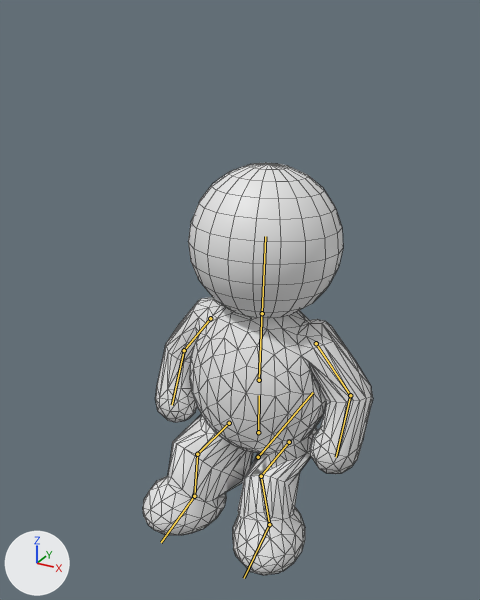
Renders of the FBX model Assets/_BusJam/Art/Models/Passenger/Passenger.fbx from each side of a commit.
Both versions are drawn from a 50 mm camera at (0.585, -1.153, 0.971) aimed at (-0.022, -0.049, 0.419). The lights are fixed; the arrows at lower left show +X, +Y and +Z. The first picture is the older version. Both versions are drawn at frame 18 of the action 'Cheer_Jump'; the numbers are the values there. The bones that bend it are drawn over the model as lines. Mesh edges are drawn as thin lines.

The first picture shows 'Yolcu'.
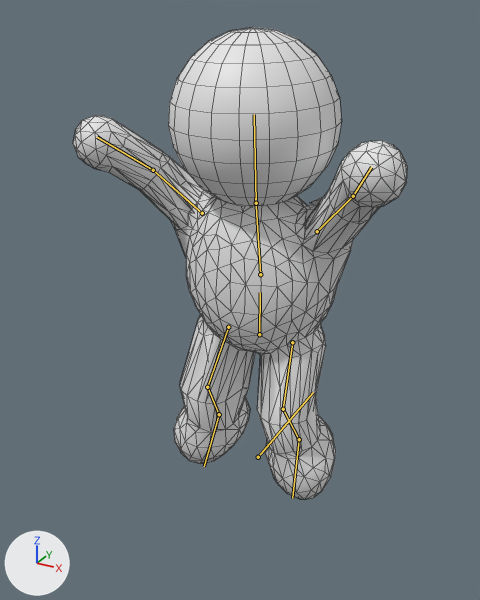
Boxes (x1, y1, x2, y2) around the edits, measured in the pictures (480 x 600 px):
'Yolcu', posed (45% wider, 15% taller): before (143, 163, 373, 575); after (73, 27, 408, 500)
bone 'Hips', root to tip: before (258, 432) to (259, 395); after (259, 334) to (260, 292)
bone 'Spine', root to tip: before (259, 380) to (262, 309); after (260, 274) to (255, 198)
bone 'Head', root to tip: before (262, 313) to (265, 236); after (256, 203) to (254, 114)
bone 'UpperArm.L', root to tip: before (316, 343) to (350, 395); after (317, 231) to (353, 196)
bone 'LowerArm.L', root to tip: before (350, 395) to (336, 457); after (353, 196) to (371, 167)
bone 'UpperArm.R', root to tip: before (210, 318) to (184, 350); after (202, 213) to (153, 170)
bone 'LowerArm.R', root to tip: before (184, 350) to (172, 405); after (153, 170) to (97, 137)
bone 'Thigh.L', root to tip: before (289, 442) to (261, 476); after (292, 342) to (283, 409)
bone 'Shin.L', root to tip: before (261, 476) to (269, 524); after (283, 409) to (299, 439)
bone 'Foot.L', root to tip: before (269, 524) to (244, 578); after (299, 439) to (292, 498)
bone 'Thigh.R', root to tip: before (229, 423) to (197, 454); after (228, 327) to (207, 387)
bone 'Shin.R', root to tip: before (197, 454) to (194, 496); after (207, 387) to (219, 414)
bone 'Foot.R', root to tip: before (194, 496) to (161, 542); after (219, 414) to (204, 466)

The change, as a diff of the scene's bpy script:
```diff
--- a/Assets/_BusJam/Art/Models/Passenger/Passenger.fbx.py
+++ b/Assets/_BusJam/Art/Models/Passenger/Passenger.fbx.py
@@ bone_hips @@
 bone_hips = bpy.data.objects['YolcuRig'].pose.bones['Hips']  # child of 'Root'
-bone_hips.location = (0.0, -0.26, 0.0)
+bone_hips.location = (0.0, -0.007, 0.0)
@@ bone_spine @@
 bone_spine = bpy.data.objects['YolcuRig'].pose.bones['Spine']  # child of 'Hips'
-bone_spine.rotation_quaternion = (1.0, -0.03, 0.0, 0.0)  # degrees (-3, 0, 0)
+bone_spine.rotation_quaternion = (0.997, 0.075, 0.0, 0.0)  # degrees (9, 0, 0)
@@ bone_head @@
 bone_head = bpy.data.objects['YolcuRig'].pose.bones['Head']  # child of 'Spine'
-bone_head.rotation_quaternion = (1.0, 0.0, 0.0, 0.0)  # degrees (0, 0, 0)
+bone_head.rotation_quaternion = (0.999, -0.045, 0.0, 0.0)  # degrees (-5, 0, 0)
@@ bone_upperarm_l @@
 bone_upperarm_l = bpy.data.objects['YolcuRig'].pose.bones['UpperArm.L']  # child of 'Spine'
-bone_upperarm_l.rotation_quaternion = (0.969, 0.0, 0.0, 0.247)  # degrees (0, 0, 29)
+bone_upperarm_l.rotation_quaternion = (0.787, -0.119, 0.09, -0.598)  # degrees (-17, 0, -74)
@@ bone_lowerarm_l @@
 bone_lowerarm_l = bpy.data.objects['YolcuRig'].pose.bones['LowerArm.L']  # child of 'UpperArm.L'
-bone_lowerarm_l.rotation_quaternion = (1.0, 0.0, 0.0, 0.0)  # degrees (0, 0, 0)
+bone_lowerarm_l.rotation_quaternion = (0.921, 0.0, 0.0, -0.389)  # degrees (0, 0, -46)
@@ bone_upperarm_r @@
 bone_upperarm_r = bpy.data.objects['YolcuRig'].pose.bones['UpperArm.R']  # child of 'Spine'
-bone_upperarm_r.rotation_quaternion = (0.969, 0.0, 0.0, -0.247)  # degrees (0, 0, -29)
+bone_upperarm_r.rotation_quaternion = (0.787, -0.119, -0.09, 0.598)  # degrees (-17, 0, 74)
@@ bone_lowerarm_r @@
 bone_lowerarm_r = bpy.data.objects['YolcuRig'].pose.bones['LowerArm.R']  # child of 'UpperArm.R'
-bone_lowerarm_r.rotation_quaternion = (1.0, 0.0, 0.0, 0.0)  # degrees (0, 0, 0)
+bone_lowerarm_r.rotation_quaternion = (0.921, 0.0, 0.0, 0.389)  # degrees (0, 0, 46)
@@ bone_thigh_l @@
 bone_thigh_l = bpy.data.objects['YolcuRig'].pose.bones['Thigh.L']  # child of 'Hips'
-bone_thigh_l.rotation_quaternion = (0.724, -0.688, 0.028, -0.029)  # degrees (-87, 0, -5)
+bone_thigh_l.rotation_quaternion = (0.974, -0.223, 0.007, -0.029)  # degrees (-26, 0, -3)
@@ bone_shin_l @@
 bone_shin_l = bpy.data.objects['YolcuRig'].pose.bones['Shin.L']  # child of 'Thigh.L'
-bone_shin_l.rotation_quaternion = (0.725, 0.689, 0.0, 0.0)  # degrees (87, 0, 0)
+bone_shin_l.rotation_quaternion = (0.9, 0.435, 0.0, 0.0)  # degrees (52, 0, 0)
@@ bone_foot_l @@
 bone_foot_l = bpy.data.objects['YolcuRig'].pose.bones['Foot.L']  # child of 'Shin.L'
-bone_foot_l.rotation_quaternion = (1.0, 0.0, 0.0, 0.0)  # degrees (0, 0, 0)
+bone_foot_l.rotation_quaternion = (0.975, -0.223, 0.0, 0.0)  # degrees (-26, 0, 0)
@@ bone_thigh_r @@
 bone_thigh_r = bpy.data.objects['YolcuRig'].pose.bones['Thigh.R']  # child of 'Hips'
-bone_thigh_r.rotation_quaternion = (0.724, -0.688, -0.028, 0.029)  # degrees (-87, 0, 5)
+bone_thigh_r.rotation_quaternion = (0.974, -0.223, -0.007, 0.029)  # degrees (-26, 0, 3)
@@ bone_shin_r @@
 bone_shin_r = bpy.data.objects['YolcuRig'].pose.bones['Shin.R']  # child of 'Thigh.R'
-bone_shin_r.rotation_quaternion = (0.725, 0.689, 0.0, 0.0)  # degrees (87, 0, 0)
+bone_shin_r.rotation_quaternion = (0.9, 0.435, 0.0, 0.0)  # degrees (52, 0, 0)
@@ bone_foot_r @@
 bone_foot_r = bpy.data.objects['YolcuRig'].pose.bones['Foot.R']  # child of 'Shin.R'
-bone_foot_r.rotation_quaternion = (1.0, 0.0, 0.0, 0.0)  # degrees (0, 0, 0)
+bone_foot_r.rotation_quaternion = (0.975, -0.223, 0.0, 0.0)  # degrees (-26, 0, 0)
```
